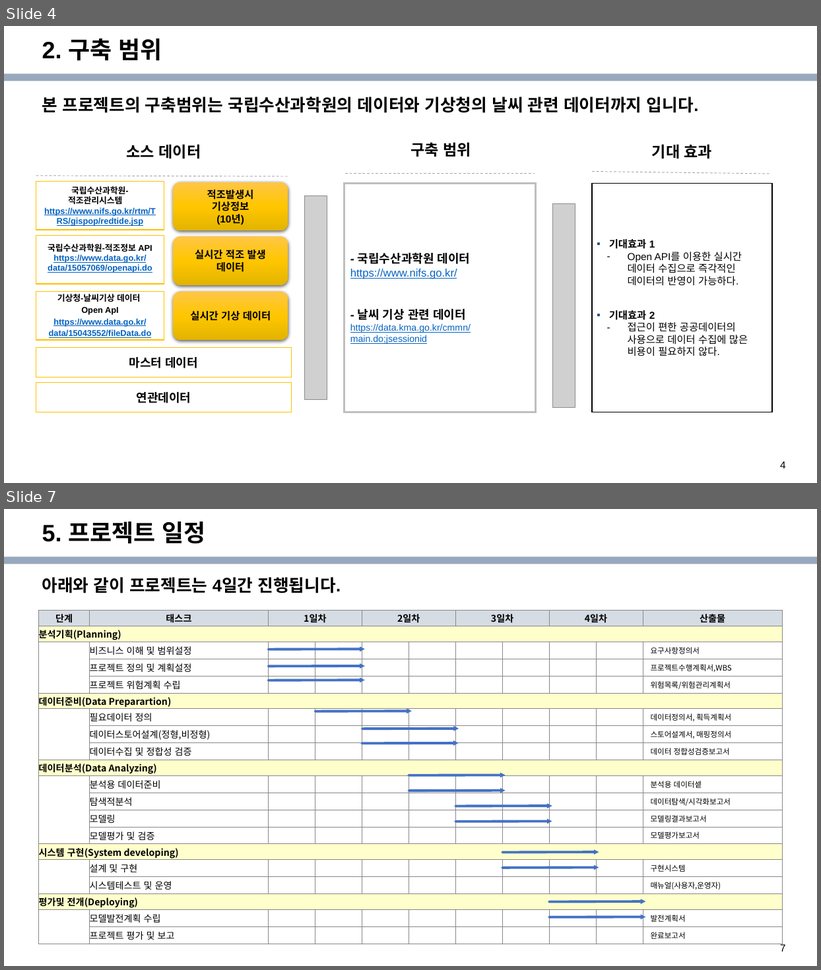
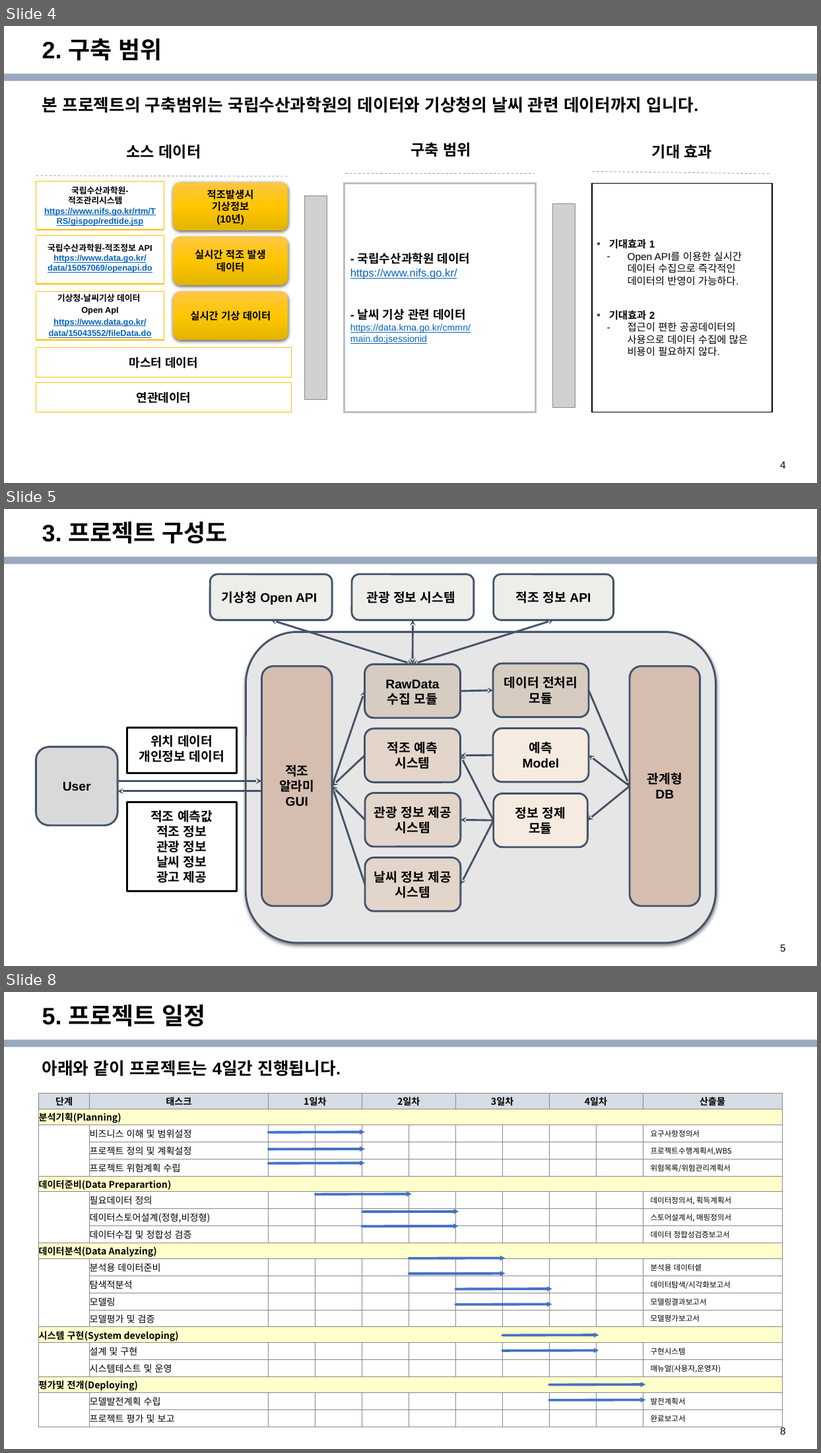
Before and after one commit to epocheing/202206_KNU_kdt2, a slide deck: Docs/4조 프로젝트 계획서.pptx. Shown one above the other, each under a label of ours: slides 4 and 7 before the commit, slides 4, 5 and 8 after it; the slides between them are not shown. The pictures are 821x970 and 821x1453 pixels, drawn with LibreOffice and Linux fonts; fonts in the diff are those of the drawing; grey boxes stand for pictures; background and template pictures are left out. Boxes give left, top, right and bottom in pixels: in the first picture for what was removed or moved away, otherwise in the second. Text is boxed around its words. In the diff, an @@ line names an element or a change of style, - is before the commit and + after.

```diff
--- a/Docs/4조 프로젝트 계획서.pptx
+++ b/Docs/4조 프로젝트 계획서.pptx
@@ slide 5 added at (4, 509, 817, 966), background picture (left out); not listed: 2 template elements that a slide beside it also shows @@
@@ title added at (42, 522, 228, 544), 28 pt, text #000000, bold @@
+3. 프로젝트 구성도
@@ rounded rectangle added at (494, 574, 614, 620), fill #EDEDE9, outline #44546A 2.25 pt, 15 pt, text #000000, bold @@
+적조 정보 API
@@ double arrow added from (413, 665) to (554, 620), #44546A 2.25 pt @@
@@ arrow added from (494, 821) to (460, 755), #44546A 2.25 pt @@
@@ arrow added from (118, 781) to (262, 781), #44546A 2.25 pt @@
@@ arrow added from (262, 791) to (118, 791), #44546A 2.25 pt @@
@@ group added at (36, 574, 716, 943): 12 rounded rectangles, 10 arrows, 2 rectangles, 2 double arrows @@
+User
+적조 예측값
+적조 정보
+관광 정보
+날씨 정보
+광고 제공
+RawData
+수집 모듈
+위치 데이터
+개인정보 데이터
+기상청 Open API
+데이터 전처리 모듈
+관계형 DB
+적조 알라미
+GUI
+관광 정보 제공
+시스템
+적조 예측 시스템
+관광 정보 시스템
+예측
+Model
+날씨 정보 제공
+시스템
@@ rounded rectangle added at (494, 794, 587, 848), fill #F5EBE0, outline #44546A 2.25 pt, 15 pt, text #000000, bold @@
+정보 정제
+모듈
@@ arrow added from (494, 821) to (461, 820), #44546A 2.25 pt @@
@@ what was slide 7 is now slide 8 @@
@@ page number at (780, 1426, 786, 1435): text changed @@
-7
+8
```
Also in this commit, not shown: 3 slides changed, 1 other slide added, 1 slide removed, 1 other file.
